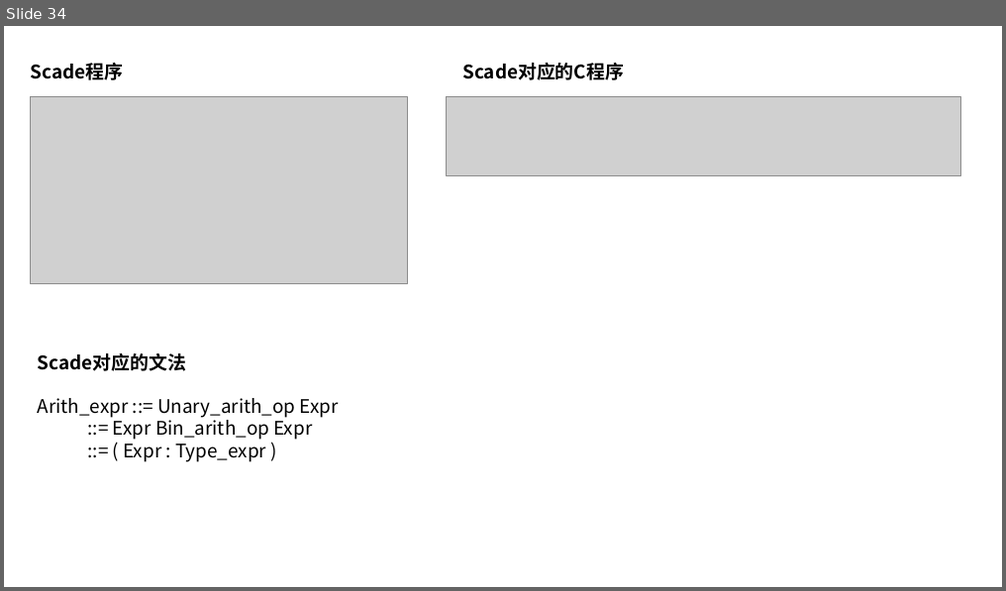
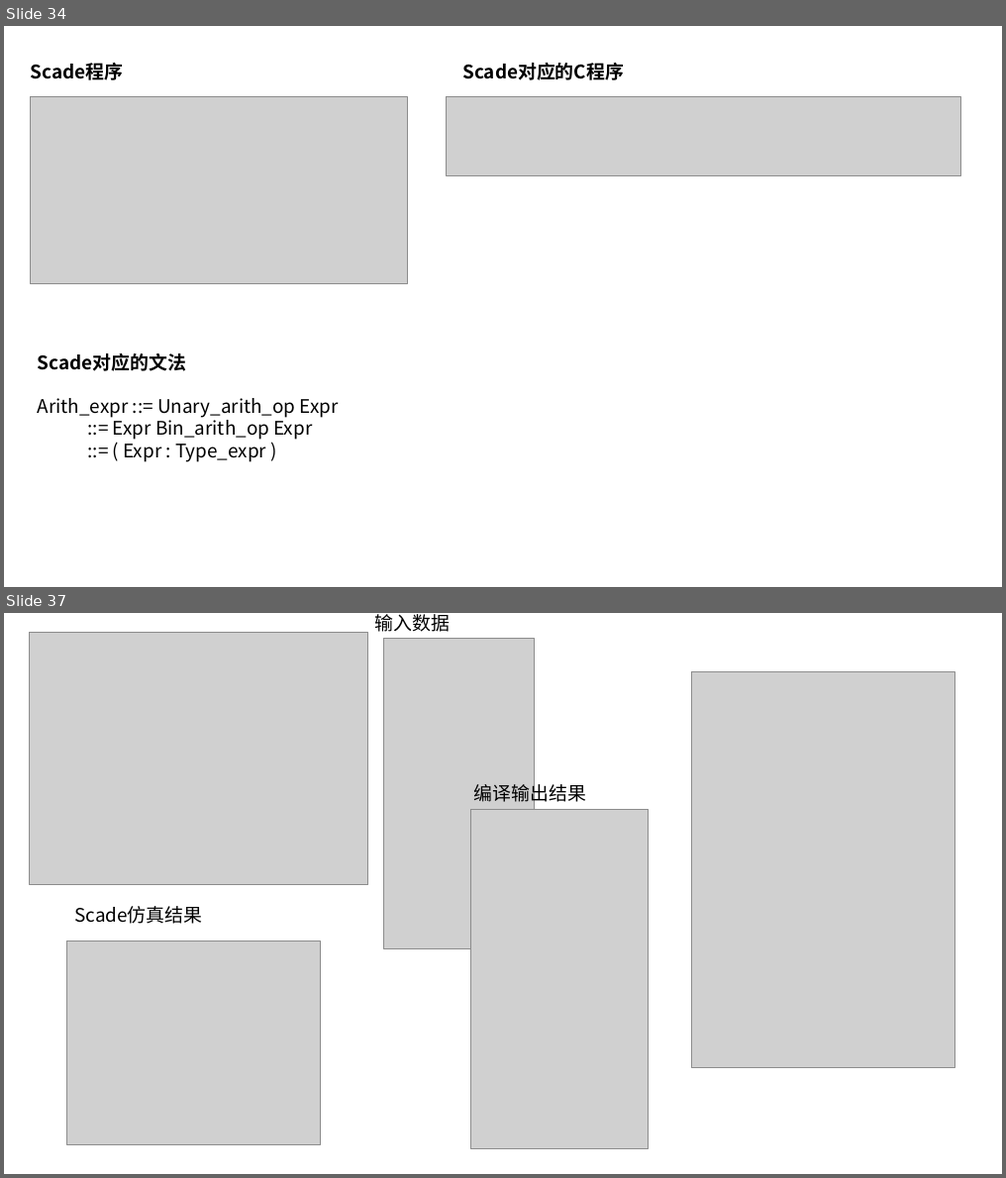
Before and after one commit to 6kuai300gmbzhc/SCADE2C, a slide deck: docs/scade.pptx. Shown one above the other, each under a label of ours: slide 34 before the commit, slides 34 and 37 after it; the slides between them are not shown. The pictures are 1006x591 and 1006x1178 pixels, drawn with LibreOffice and Linux fonts; fonts in the diff are those of the drawing; grey boxes stand for pictures. Boxes give left, top, right and bottom in pixels: in the first picture for what was removed or moved away, otherwise in the second. Text is boxed around its words. In the diff, an @@ line names an element or a change of style, - is before the commit and + after.

```diff
--- a/docs/scade.pptx
+++ b/docs/scade.pptx
@@ slide 37 added at (4,613,1002,1174), background #FFFFFF @@
@@ picture added at (30,632,368,884) @@
@@ text added at (375,614,450,632), 18 pt, text #000000 @@
+输入数据
@@ picture added at (383,639,534,950) @@
@@ picture added at (692,672,954,1067) @@
@@ text added at (474,781,586,806), 18 pt, text #000000 @@
+编译输出结果
@@ picture added at (470,809,648,1149) @@
@@ text added at (74,906,202,924), 18 pt, text #000000 @@
+Scade仿真结果
@@ picture added at (67,941,320,1146) @@
```
Also in this commit, not shown: 4 other slides added, 1 slide removed, 23 other files.
